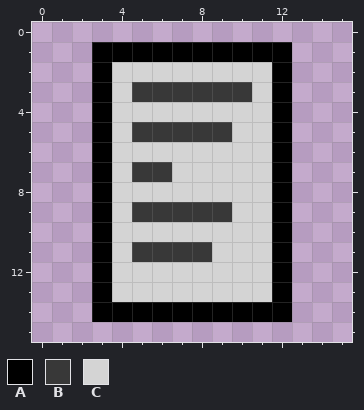
Edited in one commit: pixel-art file (assets/visual/Note.aseprite). The first picture shows the starting point.
16x16 pixels, 1 frame.
Palette (. is transparent): A #000000  B #383838  C #d4d4d4
Pixels before, first column x 3:
 1 AAAAAAAAAA
 2 ACCCCCCCCA
 3 ACBBBBBBCA
 4 ACCCCCCCCA
 5 ACBBBBBCCA
 6 ACCCCCCCCA
 7 ACBBCCCCCA
 8 ACCCCCCCCA
 9 ACBBBBBCCA
10 ACCCCCCCCA
11 ACBBBBCCCA
12 ACCCCCCCCA
13 ACCCCCCCCA
14 AAAAAAAAAA
And afterwards:
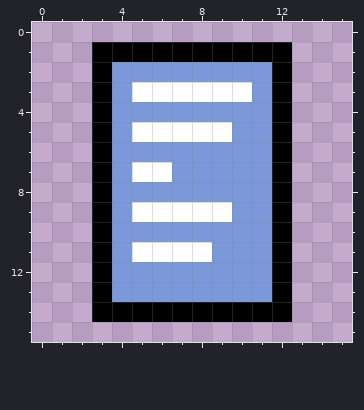
The exact change:
colour B: #383838 -> #ffffff
colour C: #d4d4d4 -> #7b99da
Changed places in both pictures, as pixel boxes (x1, y1, x2, y2):
changed: (112, 62, 272, 302)
